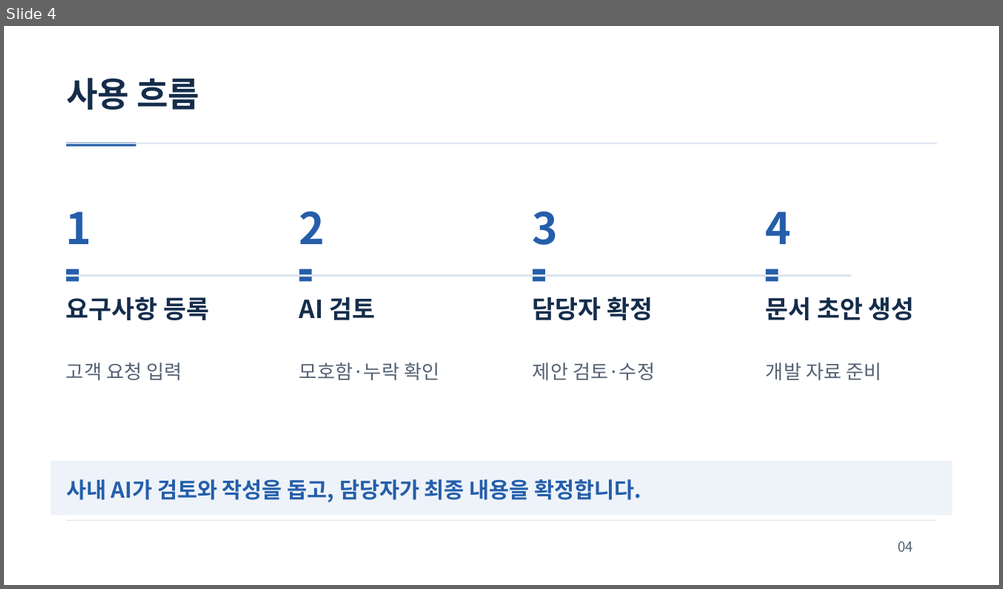
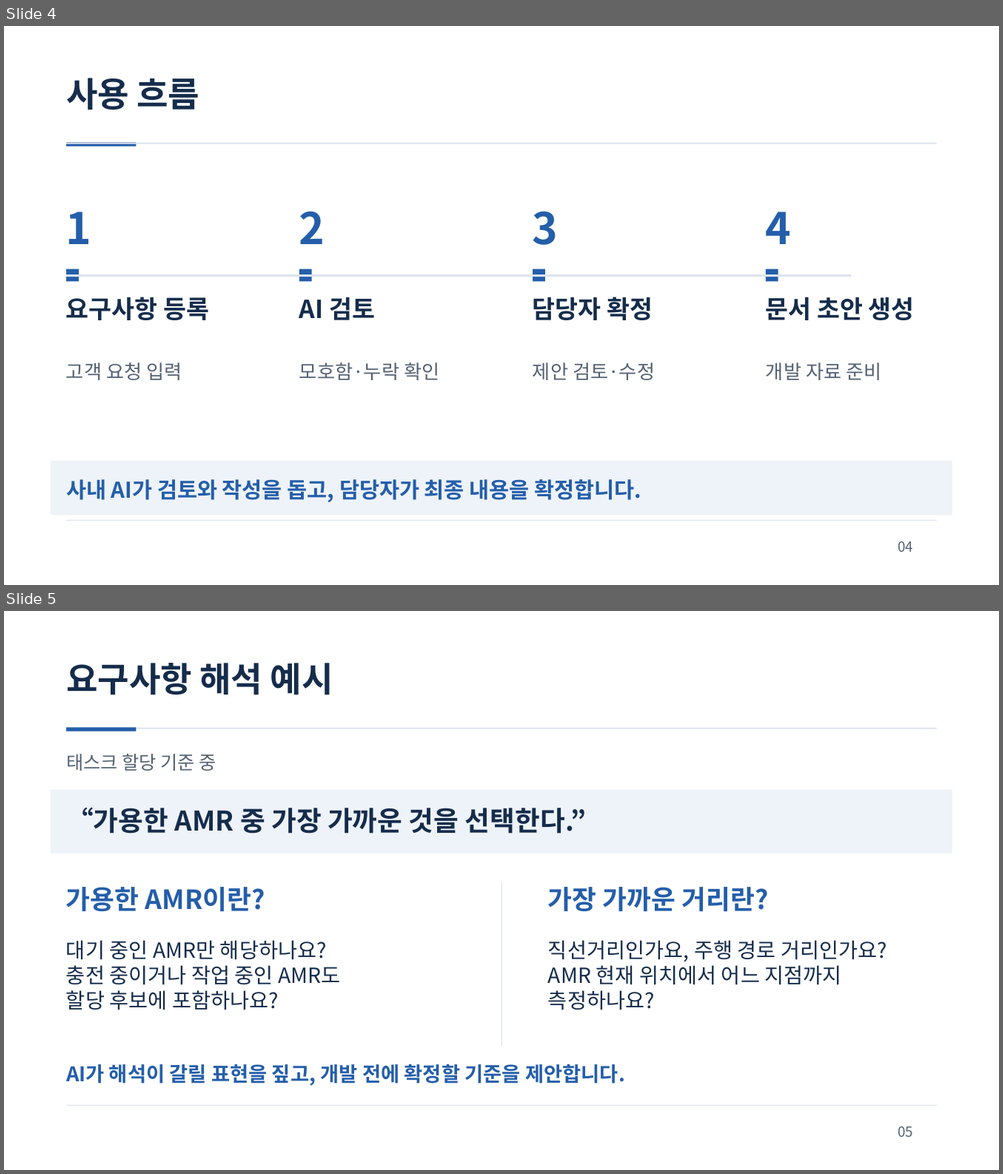
Before and after one commit to jihunhan98/semes-superrookie, a slide deck: docs/presentations/ReqOps_SuperRookie.pptx. Shown one above the other, each under a label of ours: slide 4 before the commit, slides 4 and 5 after it. The pictures are 1003x589 and 1003x1174 pixels, drawn with LibreOffice and Linux fonts; fonts in the diff are those of the drawing. Boxes give left, top, right and bottom in pixels: in the first picture for what was removed or moved away, otherwise in the second. Text is boxed around its words. In the diff, an @@ line names an element or a change of style, - is before the commit and + after.

```diff
--- a/docs/presentations/ReqOps_SuperRookie.pptx
+++ b/docs/presentations/ReqOps_SuperRookie.pptx
@@ slide 5 added at [4,611,999,1170], background #FFFFFF @@
@@ text added at [66,663,333,695], 33 pt, text #152C4B, bold @@
+요구사항 해석 예시
@@ rectangle added at [66,727,936,729], fill #DCE4EF @@
@@ rectangle added at [66,727,136,731], fill #245EAA @@
@@ text added at [66,754,216,771], 18 pt, text #536174 @@
+태스크 할당 기준 중
@@ rectangle added at [51,790,951,854], fill #EEF3F9 @@
@@ text added at [66,807,586,834], 26.2 pt, text #152C4B, bold @@
+“가용한 AMR 중 가장 가까운 것을 선택한다.”
@@ text added at [66,887,265,912], 25.5 pt, text #245EAA, bold @@
+가용한 AMR이란?
@@ rectangle added at [502,883,503,1047], fill #DCE4EF @@
@@ text added at [548,887,768,912], 25.5 pt, text #245EAA, bold @@
+가장 가까운 거리란?
@@ text added at [66,940,341,1011], 20.2 pt, text #152C4B @@
+대기 중인 AMR만 해당하나요?
+충전 중이거나 작업 중인 AMR도
+할당 후보에 포함하나요?
@@ text added at [548,940,887,1011], 20.2 pt, text #152C4B @@
+직선거리인가요, 주행 경로 거리인가요?
+AMR 현재 위치에서 어느 지점까지
+측정하나요?
@@ text added at [66,1065,625,1086], 19.5 pt, text #245EAA, bold @@
+AI가 해석이 갈릴 표현을 짚고, 개발 전에 확정할 기준을 제안합니다.
@@ rectangle added at [66,1105,936,1105], fill #DCE4EF @@
@@ text added at [897,1127,913,1137], 13.5 pt, text #536174 @@
+05
```
Also in this commit, not shown: 4 slides changed, 1 other slide added, 1 slide removed.
